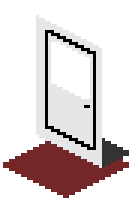
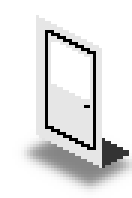
The second (132, 198) image is a revision of the first. Changes to its layers:
added layer "Shadow copy" (60%) above "Bottom" over [12,135,132,198]
hid "Bottom" over [3,135,129,198]
